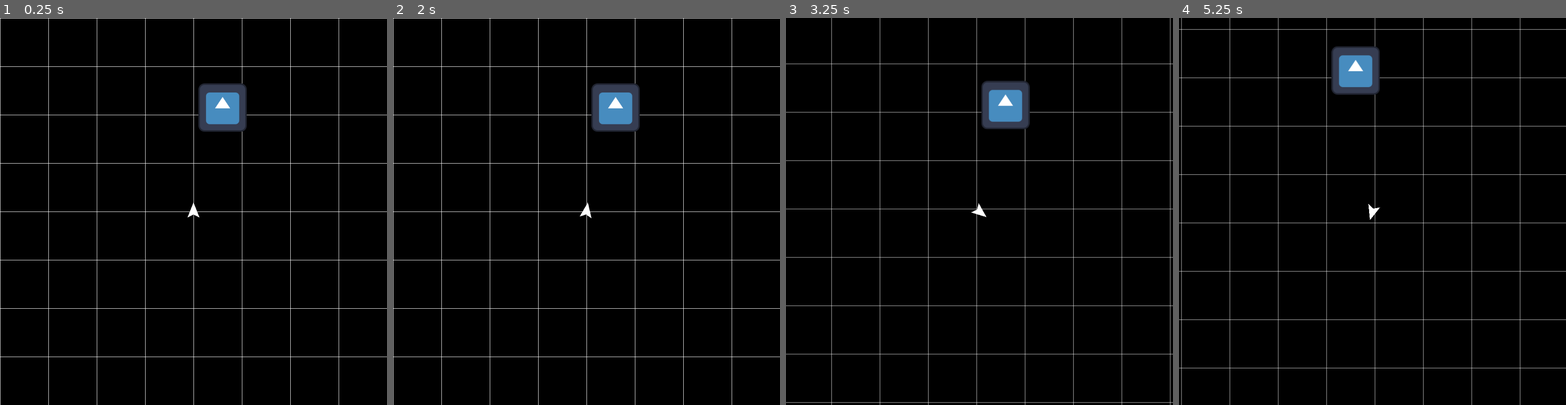
Above: before the commit, frames 1-4 (left to right).
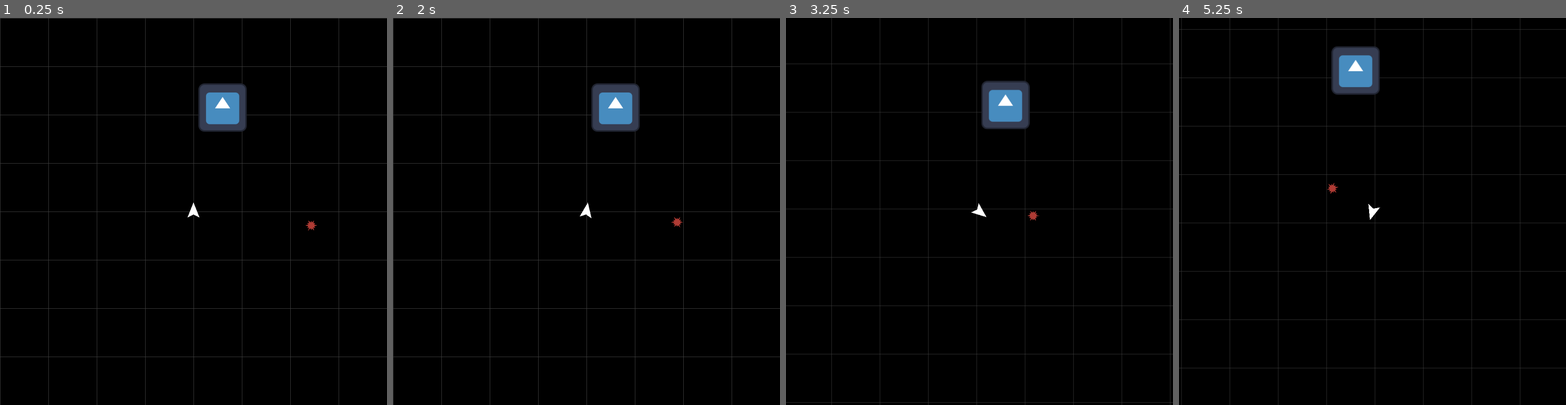
Above: after the commit, the same moments.

Repository: Trantarius/ArcadeGame
Game: Godot game, scene res://main.tscn
Same seed, same stepped clock (60 frames per second), same inputs: the game is played once before the commit and once after it. The engine's default icon, where the game draws it, is replaced by a stand-in: a white triangle on a blue panel in a dark square.
Inputs:
- Up to frame 1 (0.25 s): no input
- Up to frame 2 (2 s): tap Enter at 0.5 s; hold D (right) 0.53-1.28 s; hold A (left) from 1.28 s (still down)
- Up to frame 3 (3.25 s): release A (left) at 2.03 s; hold D (right) 2.03-2.78 s; hold W (forward) from 2.78 s (still down)
- Up to frame 4 (5.25 s): release W (forward) at 3.53 s; hold A (left) from 3.53 s (still down)

The runs differ from the first frame. In frame 1, 2.0% of the frame differs, in the area x 0-100%, y 0-100%; in frame 2, 2.0%; in frame 3, 3.9%; in frame 4, 3.9%.

Commit message:
add spikeball enemy

Diff:
--- a/Player.gd
+++ b/Player.gd
@@ -13,7 +13,7 @@
 # position the previous frame, used for correcting velocity
 var old_position:Vector2
 
-func _ready()->void:
+func _enter_tree()->void:
 	old_position=position
 
 func _physics_process(delta: float) -> void:
@@ -30,7 +30,6 @@
 
 	move_and_slide()
 
-
 	var actual_motion:Vector2 = (position-old_position)
 	var am_lsqr:float = actual_motion.length_squared()
 	if(am_lsqr>0.0001):
--- /dev/null
+++ b/Spiky.gd
@@ -0,0 +1,63 @@
+class_name Spiky
+extends CharacterBody2D
+
+## Highest permitted linear speed
+@export var max_speed:float = 300
+
+## Linear acceleration towards the player
+@export var acceleration:float = 50
+
+## Maximum rotation speed (purely cosmetic)
+@export var rotation_speed:float = 3
+
+## Portion of velocity decayed per second
+@export var velocity_damp:float = 0.5
+
+# position the previous frame, used for correcting velocity
+var old_position:Vector2
+
+func _enter_tree()->void:
+	old_position=position
+
+func find_target()->Player:
+	var players:Array[Node] = get_tree().get_nodes_in_group('Players')
+	if(players.is_empty()):
+		return null
+	var closest_player:Player = players[0]
+	var closest_player_dsqr:float = (closest_player.position-position).length_squared()
+	for player:Player in players:
+		var dsqr:float = (player.position-position).length_squared()
+		if(dsqr<closest_player_dsqr):
+			closest_player=player
+			closest_player_dsqr=dsqr
+	return closest_player
+
+func _physics_process(delta: float) -> void:
+
+	var move_dir:Vector2
+	var target:Player = find_target()
+	if(target==null):
+		if(velocity==Vector2.ZERO):
+			move_dir=Vector2.ZERO
+		else:
+			move_dir=-velocity.normalized()
+	else:
+		move_dir=(target.position-position).normalized()
+
+	if(move_dir!=Vector2.ZERO):
+		rotate(sin(move_dir.angle_to(velocity)) * rotation_speed * delta)
+	velocity += move_dir * acceleration * delta
+	velocity *= 1 - velocity_damp * delta
+
+	if(velocity.length() > max_speed):
+		velocity = velocity.normalized() * max_speed
+
+	move_and_slide()
+
+	var actual_motion:Vector2 = (position-old_position)
+	var am_lsqr:float = actual_motion.length_squared()
+	if(am_lsqr>0.0001):
+		# project the velocity onto the actual movement direction
+		velocity = actual_motion * max(0,velocity.dot(actual_motion)) / am_lsqr
+
+	old_position=position
--- a/main.tscn
+++ b/main.tscn
@@ -1,12 +1,16 @@
-[gd_scene load_steps=6 format=3 uid="uid://gvye6ccvjd55"]
+[gd_scene load_steps=8 format=3 uid="uid://gvye6ccvjd55"]
 
 [ext_resource type="Texture2D" uid="uid://4xhd4jghtml5" path="res://grid.png" id="1_ennhv"]
 [ext_resource type="Script" path="res://BackgroundTexture.gd" id="2_0i1pn"]
 [ext_resource type="Script" path="res://Player.gd" id="2_o4bqb"]
 [ext_resource type="Texture2D" uid="uid://bude4na0hnosm" path="res://icon.svg" id="3_nlt01"]
+[ext_resource type="Script" path="res://Spiky.gd" id="5_bvmrc"]
 
 [sub_resource type="RectangleShape2D" id="RectangleShape2D_3hhoi"]
 size = Vector2(128, 128)
+
+[sub_resource type="CircleShape2D" id="CircleShape2D_qpxtk"]
+radius = 12.0
 
 [node name="Main" type="Node"]
 
@@ -15,11 +19,12 @@
 follow_viewport_enabled = true
 
 [node name="BackgroundTexture" type="TextureRect" parent="BackgroundLayer"]
+modulate = Color(0.25098, 0.25098, 0.25098, 1)
 texture_filter = 1
-offset_left = -578.0
-offset_top = -578.0
-offset_right = 574.0
-offset_bottom = 574.0
+offset_left = -512.0
+offset_top = -512.0
+offset_right = 512.0
+offset_bottom = 512.0
 texture = ExtResource("1_ennhv")
 stretch_mode = 1
 script = ExtResource("2_0i1pn")
@@ -28,7 +33,7 @@
 
 [node name="Camera2D" type="Camera2D" parent="."]
 
-[node name="Player" type="CharacterBody2D" parent="."]
+[node name="Player" type="CharacterBody2D" parent="." groups=["Players"]]
 motion_mode = 1
 script = ExtResource("2_o4bqb")
 
@@ -52,3 +57,14 @@
 
 [node name="CollisionShape2D" type="CollisionShape2D" parent="StaticBody2D"]
 shape = SubResource("RectangleShape2D_3hhoi")
+
+[node name="Spiky" type="CharacterBody2D" parent="." groups=["Enemies"]]
+position = Vector2(313, 37)
+script = ExtResource("5_bvmrc")
+
+[node name="Polygon2D" type="Polygon2D" parent="Spiky"]
+color = Color(0.686275, 0.231373, 0.207843, 1)
+polygon = PackedVector2Array(16, 0, 7.72741, 2.07055, 10.3923, 6, 5.65685, 5.65685, 8, 13.8564, 2.07055, 7.72741, -5.24537e-07, 12, -2.07055, 7.72741, -8, 13.8564, -5.65685, 5.65685, -10.3923, 6, -7.72741, 2.07055, -16, -1.39876e-06, -7.72741, -2.07055, -10.3923, -6, -5.65685, -5.65685, -8, -13.8564, -2.07055, -7.72741, 1.43099e-07, -12, 2.07055, -7.72741, 8, -13.8564, 5.65685, -5.65686, 10.3923, -6, 7.72741, -2.07055)
+
+[node name="CollisionShape2D" type="CollisionShape2D" parent="Spiky"]
+shape = SubResource("CircleShape2D_qpxtk")
--- /dev/null
+++ b/make_spikeball_polygon.gd
@@ -0,0 +1,27 @@
+@tool
+extends EditorScript
+
+const outer_radius:float = 16
+const middle_radius:float = 12
+const inner_radius:float = 8
+const spokes:int = 6
+
+# Called when the script is executed (using File -> Run in Script Editor).
+func _run() -> void:
+	var points:PackedVector2Array = []
+	var theta:float = TAU/(spokes*4)
+
+	for n in range(spokes):
+		points.push_back(Vector2(outer_radius,0).rotated((4*n)*theta))
+		points.push_back(Vector2(inner_radius,0).rotated((4*n+1)*theta))
+		points.push_back(Vector2(middle_radius,0).rotated((4*n+2)*theta))
+		points.push_back(Vector2(inner_radius,0).rotated((4*n+3)*theta))
+
+	var selections:Array[Node] = get_editor_interface().get_selection().get_selected_nodes()
+	if(selections.size()==1):
+		var node:Node = selections[0]
+		if(node is CollisionPolygon2D || node is Polygon2D):
+			node.polygon = points
+			return
+
+	printerr("nowhere to put polygon")
